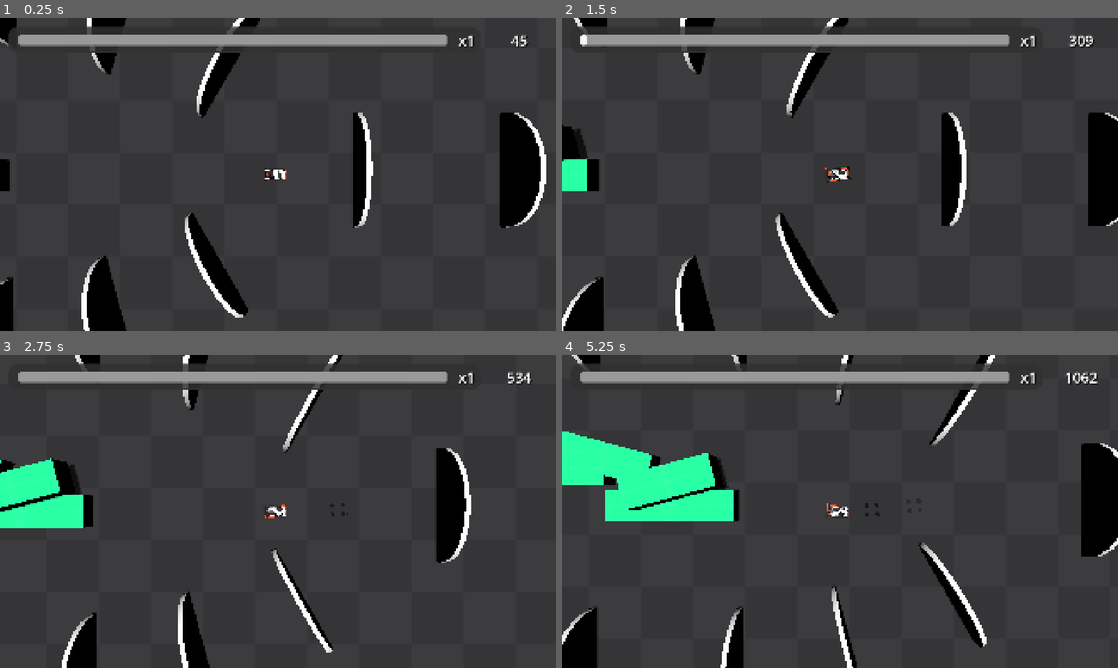
Above: before the commit, frames 1-4 (two rows, left to right).
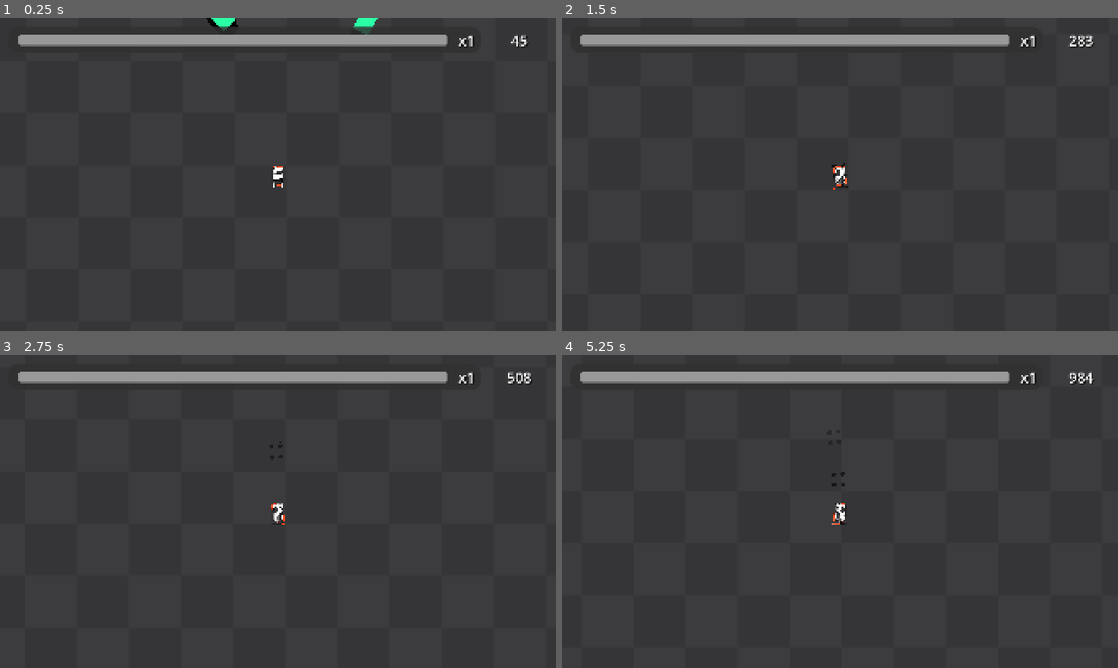
Above: after the commit, the same moments.

Repository: Blueturret/Kart_Drifting_Game
Game: Godot game, scene res://Scenes/Main.tscn
The game is run twice, just before and just after one commit, with the same random seed, the same clock (stepped at 60 frames per second) and the same inputs.
Inputs:
- Up to frame 1 (0.25 s): no input
- Up to frame 2 (1.5 s): hold D (TurnRight) 0.53-1.28 s; hold S (Decelerate) 0.53-1.28 s; hold A (TurnLeft) from 1.28 s (still down); tap Space (Drift) at 1.35 s
- Up to frame 3 (2.75 s): release A (TurnLeft) at 2.03 s; hold D (TurnRight) from 2.03 s (still down); hold S (Decelerate) from 2.03 s (still down)
- Up to frame 4 (5.25 s): release D (TurnRight) at 2.78 s; release S (Decelerate) at 2.78 s; hold W (Accelerate) 2.78-3.53 s; tap Space (Drift) at 2.85, 4.35 s; hold S (Decelerate) 3.53-4.28 s; hold A (TurnLeft) from 3.53 s (still down); hold S (Decelerate) from 5.03 s (still down)

The runs differ from the first frame. In frame 1, 8.8% of the frame differs, in the area x 0-99%, y 0-100%; in frame 2, 9.2%; in frame 3, 8.5%; in frame 4, 12%, in the area x 0-100%, y 0-100%.

Commit message:
Added basic game manager to expand upon

Diff:
--- a/Scenes/EndScreen.tscn
+++ b/Scenes/EndScreen.tscn
@@ -93,12 +93,12 @@
 grow_vertical = 2
 theme_override_constants/separation = 20
 
-[node name="Win text2" type="Label" parent="Panel/Stats" unique_id=986564856]
+[node name="Score" type="Label" parent="Panel/Stats" unique_id=986564856]
 layout_mode = 2
 theme_override_font_sizes/font_size = 53
 text = "Score: <SCORE>"
 
-[node name="Win text3" type="Label" parent="Panel/Stats" unique_id=76550126]
+[node name="Checkpoints" type="Label" parent="Panel/Stats" unique_id=76550126]
 layout_mode = 2
 theme_override_font_sizes/font_size = 53
 text = "Checkpoint: <x / len(Checkpoint)>"
--- a/Scenes/Main.tscn
+++ b/Scenes/Main.tscn
@@ -1,5 +1,6 @@
 [gd_scene format=3 uid="uid://ch5cqdsptxbaf"]
 
+[ext_resource type="Script" uid="uid://d1vnu3q0pk5sy" path="res://Scripts/gameManager.gd" id="1_0sclb"]
 [ext_resource type="Script" uid="uid://ds8jkuw3utkt0" path="res://Scripts/FollowPlayer.gd" id="1_h1m7h"]
 [ext_resource type="PackedScene" uid="uid://do6khdhg44qnv" path="res://Scenes/MultiplierBar.tscn" id="2_erwvk"]
 [ext_resource type="Script" uid="uid://bb11cw1dt8yqb" path="res://Scripts/multiplierBar.gd" id="3_2w5on"]
@@ -101,8 +102,11 @@
 
 [node name="Main" type="Node3D" unique_id=759719230]
 
+[node name="GameManager" type="Node" parent="." unique_id=1204374736]
+script = ExtResource("1_0sclb")
+
 [node name="Camera3D" type="Camera3D" parent="." unique_id=1901270284]
-transform = Transform3D(-1, -8.742278e-08, -3.821371e-15, 0, -4.371139e-08, 1, -8.742278e-08, 1, 4.371139e-08, -316.19998, 85, 490.2)
+transform = Transform3D(-1, -8.742278e-08, -3.821371e-15, 0, -4.371139e-08, 1, -8.742278e-08, 1, 4.371139e-08, 47.80002, 85, -8.600006)
 fov = 45.0
 script = ExtResource("1_h1m7h")
 moveSpeed = 38.0
@@ -669,10 +673,10 @@
 transform = Transform3D(1, 0, 0, 0, 1, 0, 0, 0, 1, -447, 0, 490)
 
 [node name="Default position" type="Node3D" parent="." unique_id=627747539]
-transform = Transform3D(1, 0, 0, 0, 1, 0, 0, 0, 1, -316.19998, 1.2702271, 490.2)
+transform = Transform3D(1, 0, 0, 0, 1, 0, 0, 0, 1, 47.80002, 1.2702271, -8.600006)
 
 [node name="Kart" type="RigidBody3D" parent="." unique_id=1636508589 node_paths=PackedStringArray("wheels", "defaultPosition")]
-transform = Transform3D(-4.371139e-08, 0, -1, 0, 1, 0, 1, 0, -4.371139e-08, -316.19998, 1.2702271, 490.2)
+transform = Transform3D(1, 0, 0, 0, 1, 0, 0, 0, 1, 47.80002, 1.2702271, -8.600006)
 collision_layer = 3
 mass = 60.0
 linear_damp_mode = 1
@@ -828,7 +832,7 @@
 metadata/_custom_type_script = "uid://bg21kqevdu4kt"
 
 [node name="MaxDriftTimer" type="Timer" parent="Kart" unique_id=1446946310]
-wait_time = 2.0
+wait_time = 6.0
 
 [node name="DriftCooldown" type="Timer" parent="Kart" unique_id=453174280]
 wait_time = 1.25
--- a/Scripts/checkpoint.gd
+++ b/Scripts/checkpoint.gd
@@ -10,6 +10,8 @@
 	particle_constant.emitting = false
 	particle_disappear.emitting = true
 
+	GameManager.instance.checkPointsCollected += 1
+
 	await get_tree().create_timer(6).timeout
 
 	queue_free()
--- a/Scripts/finishLine.gd
+++ b/Scripts/finishLine.gd
@@ -20,8 +20,12 @@
 	# Display the end screen
 	endScreen.visible = true
 
-	print("RACE ENDED WITH SCORE OF ", scoreToDisplay, "! :3")
+		# Update stats
+	endScreen.find_child("Score").text = "Score : " + str(scoreToDisplay)
+	endScreen.find_child("Checkpoints").text = \
+		"Checkpoints : " + str(GameManager.instance.checkPointsCollected)
 
+## Functionality for the restart level button
 func _on_button_pressed() -> void:
 
 	get_tree().reload_current_scene()
--- /dev/null
+++ b/Scripts/gameManager.gd
@@ -0,0 +1,11 @@
+extends Node
+class_name GameManager
+
+static var instance : GameManager
+
+var checkPointsCollected : int = 0 ## The amount of checkpoints collected
+
+func _ready() -> void:
+
+	if(GameManager.instance == null):
+		instance = self
Not shown, added: Scripts/gameManager.gd.uid
